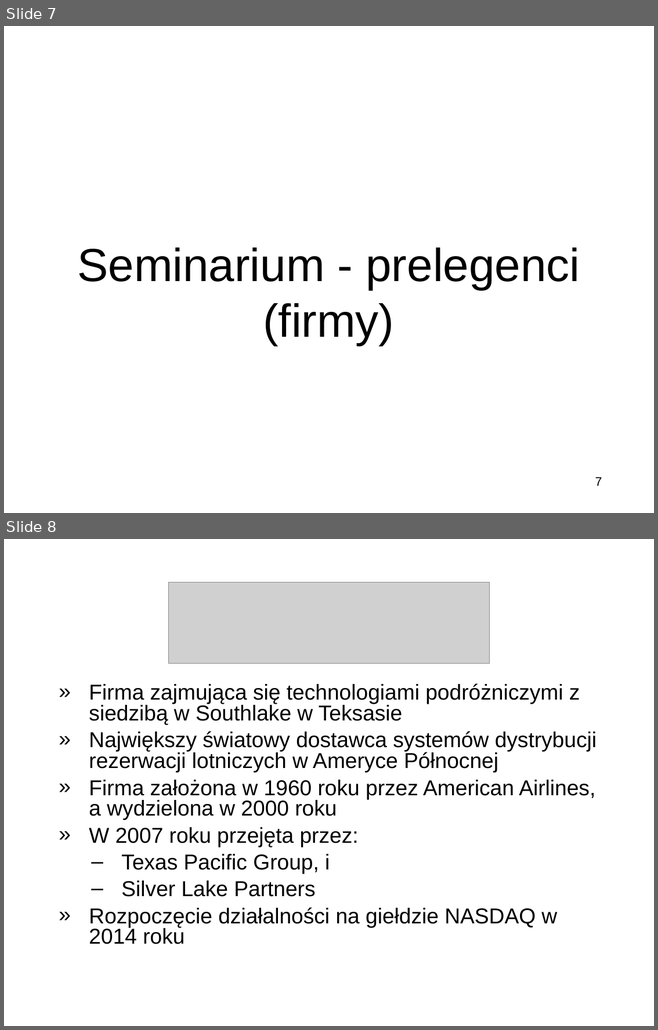
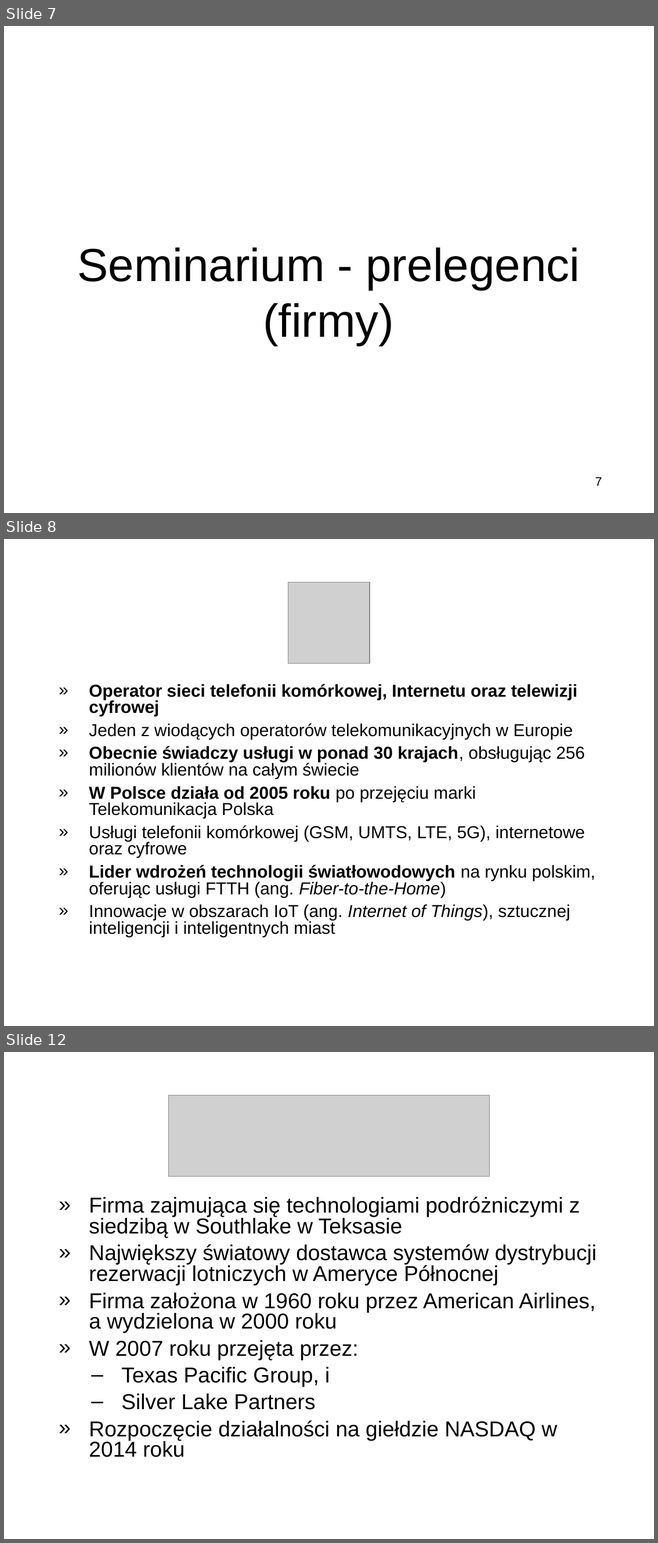
Before and after one commit to miklesz/Courses, a slide deck: Kierunki Rozwoju Telekomunikacji/Wprowadzenie do przedmiotu Kierunki Rozwoju Telekomunikacji.pptx. Shown one above the other, each under a label of ours: slides 7 and 8 before the commit, slides 7, 8 and 12 after it; the slides between them are not shown. The pictures are 658x1030 and 658x1543 pixels, drawn with LibreOffice and Linux fonts; fonts in the diff are those of the drawing; grey boxes stand for pictures; background and template pictures are left out. Boxes give left, top, right and bottom in pixels: in the first picture for what was removed or moved away, otherwise in the second. Text is boxed around its words. In the diff, an @@ line names an element or a change of style, - is before the commit and + after.

```diff
--- a/Kierunki Rozwoju Telekomunikacji/Wprowadzenie do przedmiotu Kierunki Rozwoju Telekomunikacji.pptx
+++ b/Kierunki Rozwoju Telekomunikacji/Wprowadzenie do przedmiotu Kierunki Rozwoju Telekomunikacji.pptx
@@ slide 8 added at [4,539,654,1026], background picture (left out) @@
@@ picture added at [288,583,369,664] @@
@@ text added at [89,684,595,937], 19.3 pt, text #000000 @@
+» Operator sieci telefonii komórkowej, Internetu oraz telewizji cyfrowej
+» Jeden z wiodących operatorów telekomunikacyjnych w Europie
+» Obecnie świadczy usługi w ponad 30 krajach, obsługując 256 milionów klientów na całym świecie
+» W Polsce działa od 2005 roku po przejęciu marki Telekomunikacja Polska
+» Usługi telefonii komórkowej (GSM, UMTS, LTE, 5G), internetowe oraz cyfrowe
+» Lider wdrożeń technologii światłowodowych na rynku polskim, oferując usługi FTTH (ang. Fiber-to-the-Home)
+» Innowacje w obszarach IoT (ang. Internet of Things), sztucznej inteligencji i inteligentnych miast
@@ what was slide 8 is now slide 12 @@
```
Also in this commit, not shown: 10 slides changed, 5 other slides added, 3 slides removed, 1 other file.
